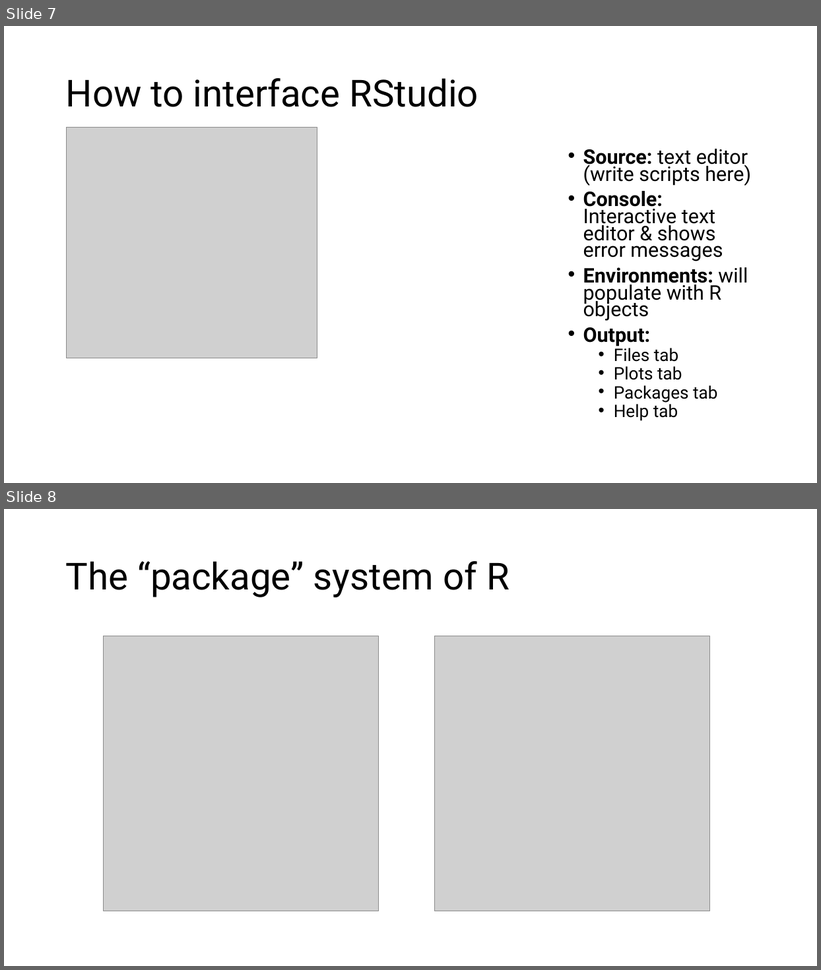
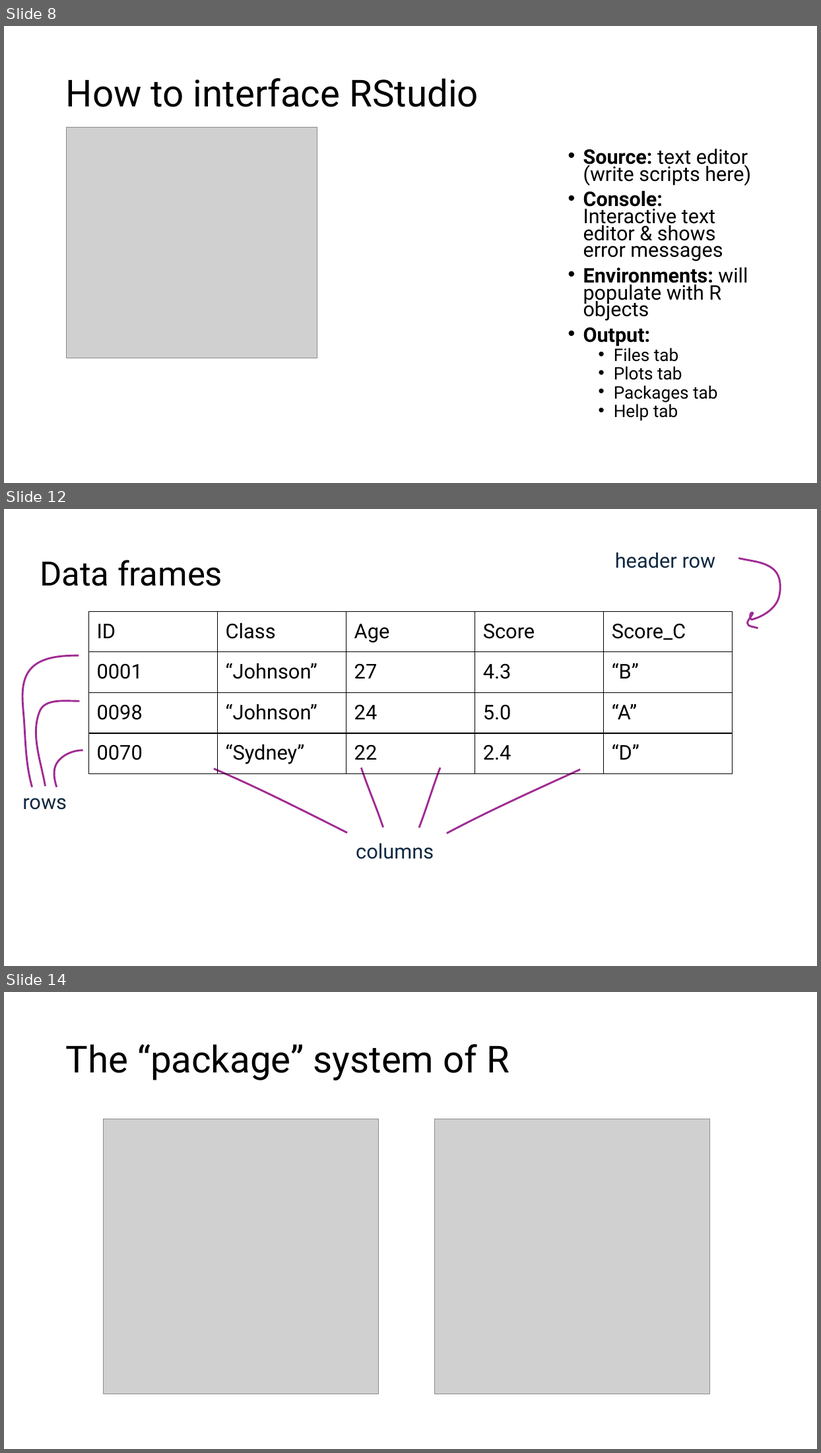
Before and after one commit to mjhemmerlein/MtBlueSky-Workshop-2026, a slide deck: Workshop-Sessions/Introduction-to-Coding/Introduction_to_R.pptx. Shown one above the other, each under a label of ours: slides 7 and 8 before the commit, slides 8, 12 and 14 after it; the slides between them are not shown. The pictures are 821x970 and 821x1453 pixels, drawn with LibreOffice and Linux fonts; fonts in the diff are those of the drawing; grey boxes stand for pictures. Boxes give left, top, right and bottom in pixels: in the first picture for what was removed or moved away, otherwise in the second. Text is boxed around its words. In the diff, an @@ line names an element or a change of style, - is before the commit and + after.

```diff
--- a/Workshop-Sessions/Introduction-to-Coding/Introduction_to_R.pptx
+++ b/Workshop-Sessions/Introduction-to-Coding/Introduction_to_R.pptx
@@ slide 12 added at box(4, 509, 817, 966), background #FFFFFF @@
@@ title added at box(40, 560, 222, 586), 39.6 pt, text #000000 @@
+Data frames
@@ text added at box(615, 553, 716, 568), 24 pt, text #0E2841 @@
+header row
@@ freeform shape added at box(739, 559, 781, 628), outline #A02B93 2.25 pt @@
@@ table added at box(88, 611, 733, 774), 4 rows, 5 columns @@
+ID | Class | Age | Score | Score_C
+0001 | “Johnson” | 27 | 4.3 | “B”
+0098 | “Johnson” | 24 | 5.0 | “A”
+0070 | “Sydney” | 22 | 2.4 | “D”
@@ freeform shape added at box(22, 656, 79, 787), outline #A02B93 2.25 pt @@
@@ freeform shape added at box(36, 700, 80, 787), outline #A02B93 2.25 pt @@
@@ freeform shape added at box(447, 729, 580, 873), outline #A02B93 2.25 pt @@
@@ freeform shape added at box(54, 751, 83, 787), outline #A02B93 2.25 pt @@
@@ freeform shape added at box(214, 769, 347, 833), outline #A02B93 2.25 pt @@
@@ freeform shape added at box(362, 768, 384, 828), outline #A02B93 2.25 pt @@
@@ freeform shape added at box(402, 768, 457, 828), outline #A02B93 2.25 pt @@
@@ text added at box(22, 798, 67, 810), 24 pt, text #0E2841 @@
+rows
@@ text added at box(356, 844, 434, 859), 24 pt, text #0E2841 @@
+columns
@@ what was slide 7 is now slide 8 @@
@@ what was slide 8 is now slide 14 @@
```
Also in this commit, not shown: 5 other slides added, 3 other files.
